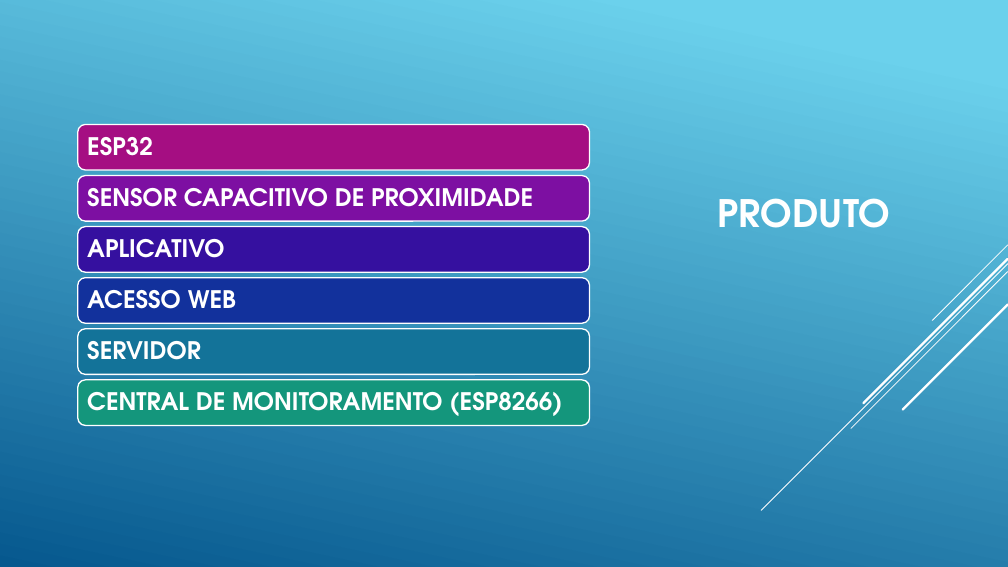
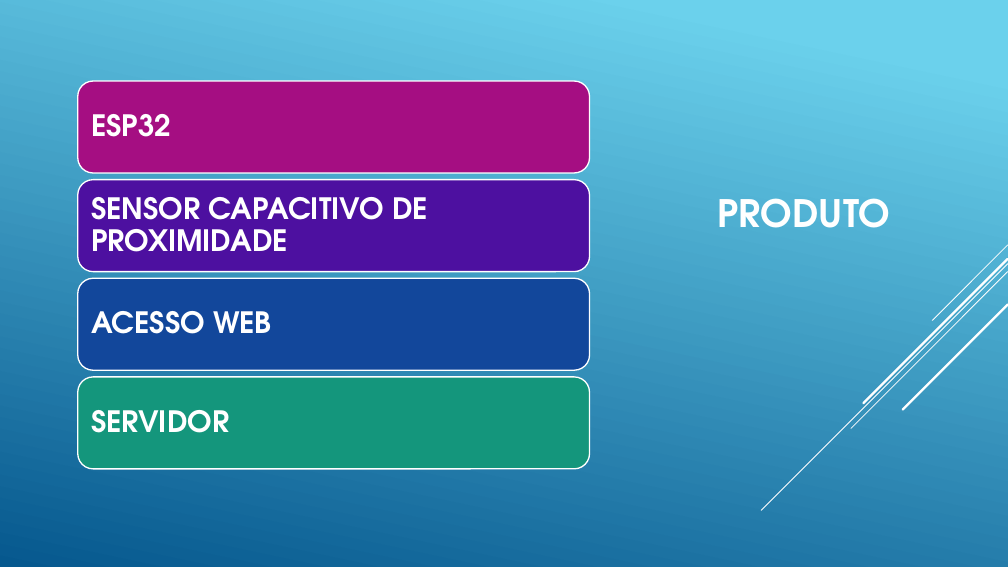
Before and after one commit to danilodemaria/ZeusProject, a slide deck: slide 3 of PIT.pptx. Drawn at 1008x567 pixels with LibreOffice and Linux fonts; fonts in the diff are those of the drawing. Boxes give left, top, right and bottom in pixels: in the first picture for what was removed or moved away, otherwise in the second. Text is boxed around its words. In the diff, an @@ line names an element or a change of style, - is before the commit and + after.

```diff
--- a/PIT.pptx
+++ b/PIT.pptx
@@ rounded rectangle: place and size @@
-rounded rectangle at box(78, 125, 590, 170)
+rounded rectangle at box(78, 81, 590, 173)
@@ text "ESP32": place and size @@
-text "ESP32" at box(87, 137, 153, 156)
+text "ESP32" at box(91, 114, 171, 137)
@@ rounded rectangle: place and size @@
-rounded rectangle at box(78, 227, 590, 272)
+rounded rectangle at box(78, 180, 590, 272)
@@ rounded rectangle at box(78, 180, 590, 272): fill #35109F to #4D10A0 @@
@@ text "SENSOR CAPACITIVO DE PROXIMIDADE": place and size @@
-text "SENSOR CAPACITIVO DE PROXIMIDADE" at box(87, 188, 533, 207)
+text "SENSOR CAPACITIVO DE PROXIMIDADE" at box(91, 197, 428, 252)
@@ rounded rectangle: place and size @@
-rounded rectangle at box(78, 278, 590, 323)
+rounded rectangle at box(78, 278, 590, 371)
@@ rounded rectangle at box(78, 278, 590, 371): fill #12319C to #12479B @@
@@ rounded rectangle: place and size @@
-rounded rectangle at box(78, 380, 590, 425)
+rounded rectangle at box(78, 377, 590, 470)
@@ size 23 to 28 pt; more space between paragraphs in 4 elements at box(91, 114, 171, 137), box(91, 311, 272, 334), box(91, 197, 428, 252), box(91, 410, 229, 433) @@
@@ text "SERVIDOR": place and size @@
-text "SERVIDOR" at box(87, 341, 201, 360)
+text "SERVIDOR" at box(91, 410, 229, 433)
@@ group removed at box(78, 175, 590, 416): 2 rounded rectangles, 2 texts @@
-APLICATIVO
-CENTRAL DE MONITORAMENTO (ESP8266)
```
Also in this commit, not shown: 2 other slides changed, 1 slide added, 7 other files.
